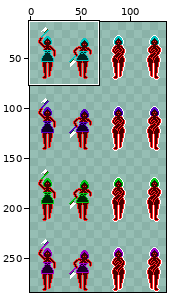
A sprite sheet gets an edit: Assets/Img/Pacman/Mulher/mulezinhaspritesheet.png. The picture above shows the old version from afar; the outline marks the close-up.
Close-up. The starting point:
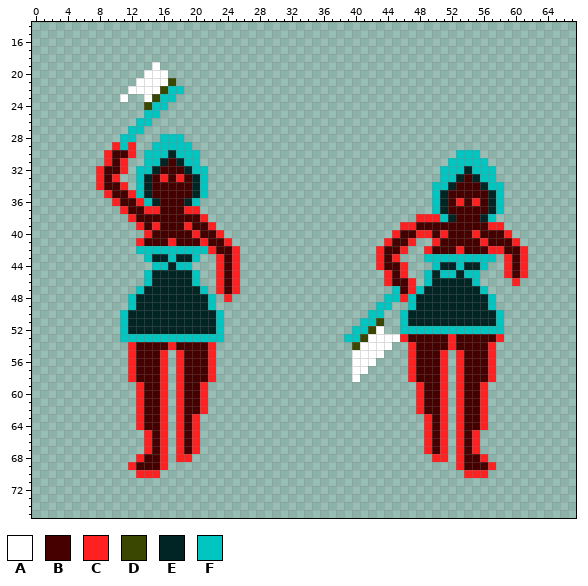
The file is 142x284 pixels. Shown: x 0..67, y 14..75. The wide view leaves out empty margins. The commit also changed other parts of the picture, which this record leaves out.
Palette (. is transparent): A #ffffff  B #460000  C #ff2121  D #3a4700  E #002524  F #00c5c0
Pixels before (only the part around the change), first column x 0:
14 ....................................................................
15 ....................................................................
16 ....................................................................
17 ....................................................................
18 ....................................................................
19 ...............A....................................................
20 ..............AAA...................................................
21 .............AAAAD..................................................
22 ............AAAADFF.................................................
23 ...........A..ADFF..................................................
24 ..............DFF...................................................
25 ..............FF....................................................
26 .............FF.....................................................
27 ............FF......................................................
28 ...........FF...FFF.................................................
29 ..........CFC..FFFFF................................................
30 .........CBBC.FFFEFFF................................FFF............
31 .........CBC..FFEBEFF...............................FFFFF...........
32 ........CBBC.FFEBBBEFF.............................FFFEFFF..........
33 ........CBC..FEBCBCBEF.............................FFEBEFF..........
34 ........CBBC.FEBBBBBEF............................FFEBBBEFF.........
35 .........CBBCFEBBBBBEF............................FEBBBBBEF.........
36 ..........CBBCFEBBBEF.............................FEBCBCBEF.........
37 ...........CBBCCBBBCC.............................FEBBBBBEF.........
38 ............CBBBBBBBBC..........................CCCFEBBBEF..........
39 .............CBCBBBCBBC.......................CCBBBBBBBBBCC.........
40 ..............CBBBBBCBBC.....................CBBCCBCBBBCBBBC........
41 .............CBBBCBBBCBBC...................CBBC..CBBBBBCBBBC.......
42 .............FFFFFFFFFCBBC.................CBBC..CBBBCBBBCCBBC......
43 ..............FEEFEEF..CBC.................CBC...FFFFFFFFF.CBC......
44 ...............FFEFF...CBC.................CBBC...FEEFEEF..CBC......
45 ..............FEEEEEF..CBC..................CBC..FEFFEFF...CBC......
46 ..............FEEEEEF..CBC..................CBBC.FEEEEEF....C.......
47 .............FEEEEEEEF.CBC...................FBCFEEEEEEEF...........
48 ............FEEEEEEEEEF.C...................FFCFEEEEEEEEEF..........
49 ............FEEEEEEEEEF....................FF..FEEEEEEEEEF..........
50 ...........FEEEEEEEEEEEF..................FF..FEEEEEEEEEEEF.........
51 ...........FEEEEEEEEEEEF.................FFD..FEEEEEEEEEEEF.........
52 ...........FEEEEEEEEEEEF................FFDA..FFFFFFFFFFFFF.........
53 ...........FFFFFFFFFFFFF...............FFDAAAACBBBBBCBBBBBC.........
54 ............CBBBBCBBBBC.................DAAAA..CBBBBCBBBBC..........
55 ............CBBBC.CBBBC.................AAAA...CBBBC.CBBBC..........
56 ............CBBBC.CBBBC.................AAA....CBBBC.CBBBC..........
57 ............CBBBC.CBBBC.................AA.....CBBBC.CBBBC..........
58 ............CBBBC.CBBBC.................A......CBBBC.CBBBC..........
59 .............CBBC.CBBC..........................CBBC.CBBC...........
60 .............CBBC.CBBC..........................CBBC.CBBC...........
61 .............CBBC.CBBC..........................CBBC.CBBC...........
62 .............CBBC.CBBC..........................CBBC.CBBC...........
63 .............CBBC.CBC............................CBC.CBBC...........
64 .............CBBC.CBC............................CBC.CBBC...........
65 ..............CBC.CBC............................CBC.CBC............
66 ..............CBC.CBC............................CBC.CBC............
67 ..............CBC.CBC............................CBC.CBC............
68 .............CBBC.CC..............................CC.CBBC...........
69 ............CBBBC....................................CBBBC..........
70 .............CCC......................................CCC...........
71 ....................................................................
72 ....................................................................
73 ....................................................................
74 ....................................................................
75 ....................................................................
The same view after the edit:
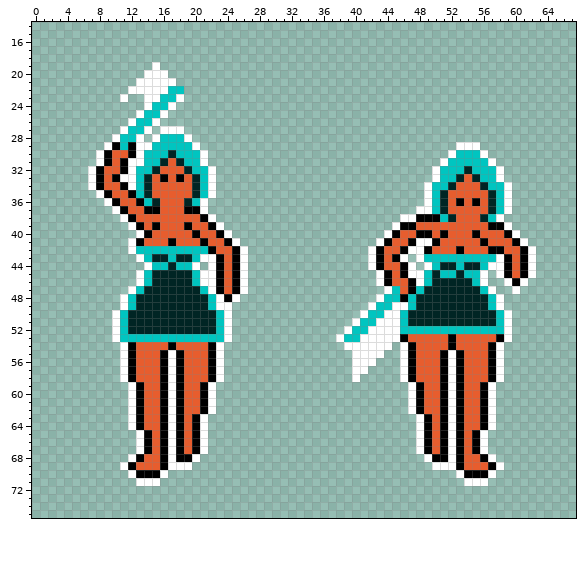
The edit:
colour B: #460000 -> #e75d2e
colour C: #ff2121 -> #000000
Changed rows in their new state; - is a pixel that keeps its letter.
first column x 7:
21 ----------A---------------------------------------------
22 ---------A----------------------------------------------
23 --------A--A--------------------------------------------
24 -------A--A---------------------------------------------
25 ------A--A----------------------------------------------
26 -----A--A-----------------------------------------------
27 ----A--A-AAA--------------------------------------------
28 ---A--A-A---A-------------------------------------------
29 --A---AA-----A--------------------------------AAA-------
30 -A----A-------A------------------------------A---A------
31 -A---AA-------A-----------------------------A-----A-----
32 A----A---------A---------------------------A-------A----
33 A---AA---------A---------------------------A-------A----
34 A----A---------A--------------------------A---------A---
35 -A-------------A--------------------------A---------A---
36 --A-----------A---------------------------A---------A---
37 ---A----------A--------------------------AA---------A---
38 ----A----------A-----------------------AA----------A----
39 -----A----------A---------------------A-------------A---
40 ------A----------A-------------------A---------------A--
41 -----A------------A-----------------A----AA-----------A-
42 -----A-------------A---------------A----AA-------------A
43 ------A-------AA---A---------------A---A-A---------A---A
44 -------A-----A-A---A---------------A----A-A-------AA---A
45 ------A-------AA---A----------------A---AA-------A-A---A
46 ------A-------AA---A----------------A----A-------A--A-A-
47 -----A---------A---A-----------------A------------A--A--
48 ----A-----------A-A-----------------A--------------A----
49 ----A-----------AA-----------------A--AA-----------A----
50 ---A-------------A----------------A--AA-------------A---
51 ---A-------------A---------------A--AAA-------------A---
52 ---A-------------A--------------A--A-AA-------------A---
53 ---A-------------A-------------A--A-----------------A---
54 ----A-----------A---------------AA-----A-----------A----
55 ----A-----A-----A----------------------A-----A-----A----
56 ----A-----A-----A----------------------A-----A-----A----
57 ----A-----A-----A----------------------A-----A-----A----
58 ----A-----A-----A----------------------A-----A-----A----
59 -----A----A----A------------------------A----A----A-----
60 -----A----A----A------------------------A----A----A-----
61 -----A----A----A------------------------A----A----A-----
62 -----A----A----A------------------------A----A----A-----
63 -----A----A---A--------------------------A---A----A-----
64 -----A----A---A--------------------------A---A----A-----
65 ------A---A---A--------------------------A---A---A------
66 ------A---A---A--------------------------A---A---A------
67 ------A---A---A--------------------------A---A---A------
68 -----A----A--A----------------------------A--A----A-----
69 ----A-----AAA------------------------------AAA-----A----
70 -----A---A------------------------------------A---A-----
71 ------AAA--------------------------------------AAA------
Pixel boxes of the changes (left, top, right, bottom) in both close-ups:
changed: (88, 78, 248, 486)
changed: (336, 142, 536, 486)
